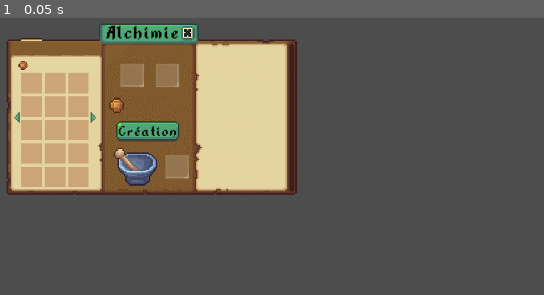
Above: before the commit, frame 1.
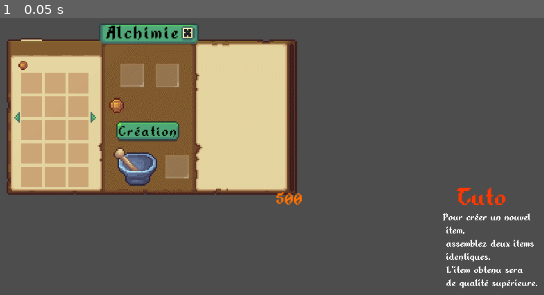
Above: after the commit, the same moment.

Repository: drakaner/Knight-Protector-v2
Game: Godot game, scene res://Objets/gui_alchimie.tscn
Same seed, same stepped clock (60 frames per second), same inputs: the game is played once before the commit and once after it. This scene is started directly instead of the project's main scene.
Inputs:
- Up to frame 1 (0.05 s): no input

The runs differ from the first frame. In frame 1, 1.3% of the frame differs, in the area x 50-99%, y 61-98%.

Commit message:
29 sept

Diff:
--- a/Objets/gui_alchimie.tscn
+++ b/Objets/gui_alchimie.tscn
@@ -19,4 +19,151 @@
 offset_right = 282.0
 offset_bottom = 33.0
 
+[node name="panel_slot_1" type="Panel" parent="."]
+modulate = Color(1, 1, 1, 0)
+offset_left = 32.0
+offset_top = 79.0
+offset_right = 62.0
+offset_bottom = 109.0
+
+[node name="panel_slot_2" type="Panel" parent="."]
+modulate = Color(1, 1, 1, 0)
+offset_left = 66.0
+offset_top = 79.0
+offset_right = 96.0
+offset_bottom = 109.0
+
+[node name="panel_slot_3" type="Panel" parent="."]
+modulate = Color(1, 1, 1, 0)
+offset_left = 100.0
+offset_top = 79.0
+offset_right = 129.0
+offset_bottom = 109.0
+
+[node name="panel_slot_4" type="Panel" parent="."]
+modulate = Color(1, 1, 1, 0)
+offset_left = 32.0
+offset_top = 113.0
+offset_right = 62.0
+offset_bottom = 143.0
+
+[node name="panel_slot_5" type="Panel" parent="."]
+modulate = Color(1, 1, 1, 0)
+offset_left = 66.0
+offset_top = 113.0
+offset_right = 96.0
+offset_bottom = 143.0
+
+[node name="panel_slot_6" type="Panel" parent="."]
+modulate = Color(1, 1, 1, 0)
+offset_left = 100.0
+offset_top = 113.0
+offset_right = 129.0
+offset_bottom = 143.0
+
+[node name="panel_slot_7" type="Panel" parent="."]
+modulate = Color(1, 1, 1, 0)
+offset_left = 32.0
+offset_top = 147.0
+offset_right = 62.0
+offset_bottom = 176.0
+
+[node name="panel_slot_8" type="Panel" parent="."]
+modulate = Color(1, 1, 1, 0)
+offset_left = 66.0
+offset_top = 147.0
+offset_right = 96.0
+offset_bottom = 176.0
+
+[node name="panel_slot_9" type="Panel" parent="."]
+modulate = Color(1, 1, 1, 0)
+offset_left = 100.0
+offset_top = 147.0
+offset_right = 129.0
+offset_bottom = 176.0
+
+[node name="panel_slot_10" type="Panel" parent="."]
+modulate = Color(1, 1, 1, 0)
+offset_left = 32.0
+offset_top = 181.0
+offset_right = 62.0
+offset_bottom = 210.0
+
+[node name="panel_slot_11" type="Panel" parent="."]
+modulate = Color(1, 1, 1, 0)
+offset_left = 66.0
+offset_top = 181.0
+offset_right = 96.0
+offset_bottom = 210.0
+
+[node name="panel_slot_12" type="Panel" parent="."]
+modulate = Color(1, 1, 1, 0)
+offset_left = 100.0
+offset_top = 181.0
+offset_right = 129.0
+offset_bottom = 210.0
+
+[node name="panel_slot_13" type="Panel" parent="."]
+modulate = Color(1, 1, 1, 0)
+offset_left = 32.0
+offset_top = 215.0
+offset_right = 62.0
+offset_bottom = 244.0
+
+[node name="panel_slot_14" type="Panel" parent="."]
+modulate = Color(1, 1, 1, 0)
+offset_left = 66.0
+offset_top = 215.0
+offset_right = 96.0
+offset_bottom = 244.0
+
+[node name="panel_slot_15" type="Panel" parent="."]
+modulate = Color(1, 1, 1, 0)
+offset_left = 100.0
+offset_top = 215.0
+offset_right = 129.0
+offset_bottom = 244.0
+
+[node name="panel_ingredient1" type="Panel" parent="."]
+modulate = Color(1, 1, 1, 0)
+offset_left = 174.0
+offset_top = 65.0
+offset_right = 209.0
+offset_bottom = 101.0
+
+[node name="panel_ingredient2" type="Panel" parent="."]
+modulate = Color(1, 1, 1, 0)
+offset_left = 225.0
+offset_top = 65.0
+offset_right = 260.0
+offset_bottom = 101.0
+
+[node name="panel_resultat" type="Panel" parent="."]
+modulate = Color(1, 1, 1, 0)
+offset_left = 239.0
+offset_top = 198.0
+offset_right = 274.0
+offset_bottom = 233.0
+
+[node name="panel_craft" type="Panel" parent="."]
+modulate = Color(1, 1, 1, 0)
+offset_left = 168.0
+offset_top = 148.0
+offset_right = 261.0
+offset_bottom = 178.0
+
+[node name="panel_fleche_gauche" type="Panel" parent="."]
+modulate = Color(1, 1, 1, 0)
+offset_left = 22.0
+offset_top = 136.0
+offset_right = 30.0
+offset_bottom = 151.0
+
+[node name="panel_fleche_droite" type="Panel" parent="."]
+modulate = Color(1, 1, 1, 0)
+offset_left = 132.0
+offset_top = 135.0
+offset_right = 140.0
+offset_bottom = 152.0
+
 [connection signal="gui_input" from="panel_retour" to="." method="_on_panel_retour_gui_input"]
--- a/Scripts/gui_alchimie.gd
+++ b/Scripts/gui_alchimie.gd
@@ -1,11 +1,355 @@
 extends CanvasLayer
 
+var GuiFenetre = preload("res://Objets/gui_fenetre_black.tscn")
+var GuiTextUi = preload("res://Objets/gui_text_fenetre.tscn")
+
+var GuiPotionVie = preload("res://Objets/gui_potion_vie.tscn")
+var GuiPotionMana = preload("res://Objets/gui_potion_mana.tscn")
+var GuiPotionElixir = preload("res://Objets/gui_potion_elixir.tscn")
+
+@onready var nodeParent = get_node(".")
+@onready var childSlot = []
+@onready var childSlotIngredient = []
+@onready var childSlotResultat
+@onready var childButtonFlecheLeft
+@onready var childButtonFlecheRight
+@onready var childButtonCreation
+
+var gui_items_resultat = {}
+
+var gui_potion_vie = []
+var gui_potion_mana = []
+var gui_potion_elixir = []
+
+var lstIngredientsSelect = { item1 = "vide", item2 = "vide", index1 = -1, index2 = -1 }
+var lstTextCraftFinal = { etat = "tuto" }
+
+var nbCompteurPotionVie = 0
+var nbCompteurPotionMana = 0
+var nbCompteurPotionElixir = 0
+
 var isPanelClose = true
+var isPopUpOpen = false
+
+var txtNbGold
+var txtNbGoldTotalIngredients
+var txt_titre
+var txt_stat_1
+var txt_stat_2
+var gui_fenetre
+
+var nbDecaleTextName = 0
+var nbPage = 1
+
+var nbPrixCraft = 0
+
+var txtItemType = []
+var isSlot_libre = []
+
+func _on_mouse_entered_potion_vie():
+	var mouse_pos = get_viewport().get_mouse_position()
+
+	if isPopUpOpen == false:
+		gui_fenetre = GuiFenetre.instantiate()
+		add_child(gui_fenetre)
+		var childGuiFenetre = gui_fenetre.get_node("panelGuiFenetre")
+		childGuiFenetre.position.x = mouse_pos.x
+		childGuiFenetre.position.y = mouse_pos.y
+		txt_titre = GuiTextUi.instantiate()
+		add_child(txt_titre)
+		var childGuiTxtNameItem = txt_titre.get_node("labelGuiTextFenetre")
+		childGuiTxtNameItem.position.x = mouse_pos.x + 20
+		childGuiTxtNameItem.position.y = mouse_pos.y
+		for n in range(21):
+			if gui_potion_vie[n] != null:
+				childGuiTxtNameItem.text = gui_potion_vie[n].txt_name
+		nbDecaleTextName = 40
+		txt_stat_1 = GuiTextUi.instantiate()
+		add_child(txt_stat_1)
+		var childGuiTxtStat1 = txt_stat_1.get_node("labelGuiTextFenetre")
+		childGuiTxtStat1.position.x = mouse_pos.x
+		childGuiTxtStat1.position.y = mouse_pos.y + 30
+		for n in range(21):
+			if gui_potion_vie[n] != null:
+				childGuiTxtStat1.text = gui_potion_vie[n].txt_description
+
+func _on_mouse_entered_potion_mana():
+	var mouse_pos = get_viewport().get_mouse_position()
+
+	if isPopUpOpen == false:
+		gui_fenetre = GuiFenetre.instantiate()
+		add_child(gui_fenetre)
+		var childGuiFenetre = gui_fenetre.get_node("panelGuiFenetre")
+		childGuiFenetre.position.x = mouse_pos.x
+		childGuiFenetre.position.y = mouse_pos.y
+		txt_titre = GuiTextUi.instantiate()
+		add_child(txt_titre)
+		var childGuiTxtNameItem = txt_titre.get_node("labelGuiTextFenetre")
+		childGuiTxtNameItem.position.x = mouse_pos.x + 20
+		childGuiTxtNameItem.position.y = mouse_pos.y
+		for n in range(21):
+			if gui_potion_mana[n] != null:
+				childGuiTxtNameItem.text = gui_potion_mana[n].txt_name
+		nbDecaleTextName = 40
+		txt_stat_1 = GuiTextUi.instantiate()
+		add_child(txt_stat_1)
+		var childGuiTxtStat1 = txt_stat_1.get_node("labelGuiTextFenetre")
+		childGuiTxtStat1.position.x = mouse_pos.x
+		childGuiTxtStat1.position.y = mouse_pos.y + 30
+		for n in range(21):
+			if gui_potion_mana[n] != null:
+				childGuiTxtStat1.text = gui_potion_mana[n].txt_description
+
+func _on_mouse_entered_potion_elixir():
+	var mouse_pos = get_viewport().get_mouse_position()
+
+	if isPopUpOpen == false:
+		gui_fenetre = GuiFenetre.instantiate()
+		add_child(gui_fenetre)
+		var childGuiFenetre = gui_fenetre.get_node("panelGuiFenetre")
+		childGuiFenetre.position.x = mouse_pos.x
+		childGuiFenetre.position.y = mouse_pos.y
+		txt_titre = GuiTextUi.instantiate()
+		add_child(txt_titre)
+		var childGuiTxtNameItem = txt_titre.get_node("labelGuiTextFenetre")
+		childGuiTxtNameItem.position.x = mouse_pos.x + 20
+		childGuiTxtNameItem.position.y = mouse_pos.y
+		for n in range(21):
+			if gui_potion_elixir[n] != null:
+				childGuiTxtNameItem.text = gui_potion_elixir[n].txt_name
+		nbDecaleTextName = 40
+		txt_stat_1 = GuiTextUi.instantiate()
+		add_child(txt_stat_1)
+		var childGuiTxtStat1 = txt_stat_1.get_node("labelGuiTextFenetre")
+		childGuiTxtStat1.position.x = mouse_pos.x
+		childGuiTxtStat1.position.y = mouse_pos.y + 30
+		for n in range(21):
+			if gui_potion_elixir[n] != null:
+				childGuiTxtStat1.text = gui_potion_elixir[n].txt_description
+
+func _on_mouse_exited():
+	if gui_fenetre != null:
+		gui_fenetre.queue_free()
+	if txt_titre != null:
+		txt_titre.queue_free()
+	if txt_stat_1 != null:
+		txt_stat_1.queue_free()
+	nbDecaleTextName = 0
 
 # Called when the node enters the scene tree for the first time.
 func _ready() -> void:
-	pass # Replace with function body.
-
+
+	lstTextCraftFinal["TUTO"] = {}
+	lstTextCraftFinal["TUTO"].create = {}
+	lstTextCraftFinal["TUTO"].titre = "Tuto"
+	lstTextCraftFinal["TUTO"].description = "Pour créer un nouvel \n item, \n assemblez deux items \n identiques. \n L'item obtenu sera \n de qualité supérieure."
+
+	lstTextCraftFinal["APERCU"] = {}
+	lstTextCraftFinal["APERCU"].create = {}
+	lstTextCraftFinal["APERCU"].titre = "Statistiques"
+	lstTextCraftFinal["APERCU"].description1 = "name item"
+	lstTextCraftFinal["APERCU"].stat1 = "Stat : 1"
+	lstTextCraftFinal["APERCU"].stat2 = "Stat : 2"
+	lstTextCraftFinal["APERCU"].description2 = "Qualité 2"
+
+	lstTextCraftFinal["MINI_JEU"] = {}
+	lstTextCraftFinal["MINI_JEU"].create = null
+	lstTextCraftFinal["MINI_JEU"].titre = "Forge parfaite..."
+	lstTextCraftFinal["MINI_JEU"].description = ""
+
+	lstTextCraftFinal["TUTO"].create[0] = GuiTextUi.instantiate()
+	add_child(lstTextCraftFinal["TUTO"].create[0])
+	lstTextCraftFinal["TUTO"].create[0].visible = true
+	var childTextUi_1 = lstTextCraftFinal["TUTO"].create[0].get_node("labelGuiTextFenetre")
+	childTextUi_1.text = lstTextCraftFinal["TUTO"].titre
+	#childTextUi_1.scale = Vector2(2, 2)
+	childTextUi_1.position.x = 660
+	childTextUi_1.position.y = 240
+	childTextUi_1.add_theme_font_size_override("font_size", 40)
+	childTextUi_1.add_theme_color_override("font_color", Color(1.0, 0.22, 0.0, 1.0) )
+
+	lstTextCraftFinal["TUTO"].create[1] = GuiTextUi.instantiate()
+	add_child(lstTextCraftFinal["TUTO"].create[1])
+	lstTextCraftFinal["TUTO"].create[1].visible = true
+	var childTextUi_2 = lstTextCraftFinal["TUTO"].create[1].get_node("labelGuiTextFenetre")
+	childTextUi_2.text = lstTextCraftFinal["TUTO"].description
+	childTextUi_2.position.x = 640
+	childTextUi_2.position.y = 280
+
+	lstTextCraftFinal["APERCU"].create[0] = GuiTextUi.instantiate()
+	add_child(lstTextCraftFinal["APERCU"].create[0])
+	lstTextCraftFinal["APERCU"].create[0].visible = false
+	var childTextUiApercu_1 = lstTextCraftFinal["APERCU"].create[0].get_node("labelGuiTextFenetre")
+	childTextUiApercu_1.text = lstTextCraftFinal["APERCU"].titre
+	childTextUiApercu_1.position.x = 642
+	childTextUiApercu_1.position.y = 240
+	childTextUiApercu_1.add_theme_font_size_override("font_size", 28)
+	childTextUiApercu_1.add_theme_color_override("font_color", Color(1.0, 0.22, 0.0, 1.0) )
+
+	lstTextCraftFinal["APERCU"].create[1] = GuiTextUi.instantiate()
+	add_child(lstTextCraftFinal["APERCU"].create[1])
+	lstTextCraftFinal["APERCU"].create[1].visible = false
+	var childTextUiApercu_2 = lstTextCraftFinal["APERCU"].create[1].get_node("labelGuiTextFenetre")
+	childTextUiApercu_2.text = lstTextCraftFinal["APERCU"].stat1
+	childTextUiApercu_2.position.x = 640
+	childTextUiApercu_2.position.y = 300
+
+	lstTextCraftFinal["APERCU"].create[2] = GuiTextUi.instantiate()
+	add_child(lstTextCraftFinal["APERCU"].create[2])
+	lstTextCraftFinal["APERCU"].create[2].visible = false
+	var childTextUiApercu_3 = lstTextCraftFinal["APERCU"].create[2].get_node("labelGuiTextFenetre")
+	childTextUiApercu_3.text = lstTextCraftFinal["APERCU"].stat2
+	childTextUiApercu_3.position.x = 640
+	childTextUiApercu_3.position.y = 320
+
+	lstTextCraftFinal["APERCU"].create[3] = GuiTextUi.instantiate()
+	add_child(lstTextCraftFinal["APERCU"].create[3])
+	lstTextCraftFinal["APERCU"].create[3].visible = false
+	var childTextUiApercu_4 = lstTextCraftFinal["APERCU"].create[3].get_node("labelGuiTextFenetre")
+	childTextUiApercu_4.text = lstTextCraftFinal["APERCU"].description2
+	childTextUiApercu_4.position.x = 650
+	childTextUiApercu_4.position.y = 355
+	childTextUiApercu_4.add_theme_font_size_override("font_size", 23)
+	childTextUiApercu_4.add_theme_color_override("font_color", Color(0.0, 0.656, 0.532, 1.0) )
+
+	lstTextCraftFinal["APERCU"].create[4] = GuiTextUi.instantiate()
+	add_child(lstTextCraftFinal["APERCU"].create[4])
+	lstTextCraftFinal["APERCU"].create[4].visible = false
+	var childTextUiApercu_5 = lstTextCraftFinal["APERCU"].create[4].get_node("labelGuiTextFenetre")
+	childTextUiApercu_5.text = lstTextCraftFinal["APERCU"].description1
+	childTextUiApercu_5.position.x = 640
+	childTextUiApercu_5.position.y = 280
+
+	txtItemType.resize(21)
+	isSlot_libre.resize(21)
+
+	gui_potion_vie.resize(21)
+	gui_potion_mana.resize(21)
+	gui_potion_elixir.resize(21)
+
+	childSlot.resize(21)
+	childSlotIngredient.resize(2)
+
+	gui_items_resultat["potion_elixir"] = GuiPotionElixir.instantiate()
+	add_child(gui_items_resultat["potion_elixir"])
+
+	gui_items_resultat["potion_elixir"].visible = false
+
+	childSlot[0] = nodeParent.get_node("panel_slot1")
+	childSlot[1] = nodeParent.get_node("panel_slot2")
+	childSlot[2] = nodeParent.get_node("panel_slot3")
+	childSlot[3] = nodeParent.get_node("panel_slot4")
+	childSlot[4] = nodeParent.get_node("panel_slot5")
+	childSlot[5] = nodeParent.get_node("panel_slot6")
+	childSlot[6] = nodeParent.get_node("panel_slot7")
+	childSlot[7] = nodeParent.get_node("panel_slot8")
+	childSlot[8] = nodeParent.get_node("panel_slot9")
+	childSlot[9] = nodeParent.get_node("panel_slot10")
+	childSlot[10] = nodeParent.get_node("panel_slot11")
+	childSlot[11] = nodeParent.get_node("panel_slot12")
+	childSlot[12] = nodeParent.get_node("panel_slot13")
+	childSlot[13] = nodeParent.get_node("panel_slot14")
+	childSlot[14] = nodeParent.get_node("panel_slot15")
+	childSlot[15] = nodeParent.get_node("panel_slot16")
+	childSlot[16] = nodeParent.get_node("panel_slot17")
+	childSlot[17] = nodeParent.get_node("panel_slot18")
+	childSlot[18] = nodeParent.get_node("panel_slot19")
+	childSlot[19] = nodeParent.get_node("panel_slot20")
+	childSlot[20] = nodeParent.get_node("panel_slot21")
+
+	childSlotIngredient[0] = nodeParent.get_node("panel_slot_ingredient1")
+	childSlotIngredient[1] = nodeParent.get_node("panel_slot_ingredient2")
+
+	childSlotResultat = nodeParent.get_node("panel_slot_resultat")
+
+	childButtonCreation = nodeParent.get_node("panel_button_creation")
+
+	childButtonFlecheLeft = nodeParent.get_node("panel_fleche_gauche")
+	childButtonFlecheRight = nodeParent.get_node("panel_fleche_droite")
+
+	for n in range(21):
+		txtItemType[n] = "vide"
+		isSlot_libre[n] = true
+
+	txtNbGoldTotalIngredients = GuiTextUi.instantiate()
+	add_child(txtNbGoldTotalIngredients)
+	txtNbGoldTotalIngredients.visible = false
+
+	txtNbGold = GuiTextUi.instantiate()
+	add_child(txtNbGold)
+	var childTxtGold = txtNbGold.get_node("labelGuiTextFenetre")
+	childTxtGold.position.x = 400
+	childTxtGold.position.y = 247
+	childTxtGold.text = str(DataSave.hero.gold)
+	childTxtGold.add_theme_font_size_override("font_size", 27)
+	childTxtGold.add_theme_color_override("font_color", Color(1.0, 0.443, 0.0, 1.0) )
+
+
+func update_inventaires_visibility():
+	for potion_vie in gui_potion_vie:
+		if potion_vie != null:
+			gui_potion_vie.visible = true
+
+	for potion_mana in gui_potion_mana:
+		if potion_mana != null:
+			gui_potion_mana.visible = true
+
+	for potion_elixir in gui_potion_elixir:
+		if potion_elixir != null:
+			gui_potion_elixir.visible = true
+
+	if nbPage == 1:
+		for n in range(15, gui_potion_vie.size()):
+			if gui_potion_vie[n] != null:
+				gui_potion_vie[n].visible = false
+				if lstIngredientsSelect.index1 != -1 and lstIngredientsSelect.item1 == "potion_vie":
+					gui_potion_vie[lstIngredientsSelect.index1].visible = true
+				if lstIngredientsSelect.index2 != -1 and lstIngredientsSelect.item2 == "potion_vie":
+					gui_potion_vie[lstIngredientsSelect.index2].visible = true
+
+		for n in range(15, gui_potion_mana.size()):
+			if gui_potion_mana[n] != null:
+				gui_potion_mana[n].visible = false
+				if lstIngredientsSelect.index1 != -1 and lstIngredientsSelect.item1 == "potion_mana":
+					gui_potion_mana[lstIngredientsSelect.index1].visible = true
+				if lstIngredientsSelect.index2 != -1 and lstIngredientsSelect.item2 == "potion_mana":
+					gui_potion_mana[lstIngredientsSelect.index2].visible = true
+
+		for n in range(15, gui_potion_elixir.size()):
+			if gui_potion_elixir[n] != null:
+				gui_potion_elixir[n].visible = false
+				if lstIngredientsSelect.index1 != -1 and lstIngredientsSelect.item1 == "potion_elixir":
+					gui_potion_elixir[lstIngredientsSelect.index1].visible = true
+				if lstIngredientsSelect.index2 != -1 and lstIngredientsSelect.item2 == "potion_elixir":
+					gui_potion_elixir[lstIngredientsSelect.index2].visible = true
+
+	if nbPage == 2:
+		for n in range(15):
+			if gui_potion_vie[n] != null:
+				#if lstIngredientsSelect.item1 == "bague_1" or lstIngredientsSelect.item2 == "bague_1":
+				gui_potion_vie[n].visible = false
+				if lstIngredientsSelect.index1 != -1 and lstIngredientsSelect.item1 == "potion_vie":
+					gui_potion_vie[lstIngredientsSelect.index1].visible = true
+				if lstIngredientsSelect.index2 != -1 and lstIngredientsSelect.item2 == "potion_vie":
+					gui_potion_vie[lstIngredientsSelect.index2].visible = true
+
+		for n in range(15):
+			if gui_potion_mana[n] != null:
+				#if lstIngredientsSelect.item1 == "bague_1" or lstIngredientsSelect.item2 == "bague_1":
+				gui_potion_mana[n].visible = false
+				if lstIngredientsSelect.index1 != -1 and lstIngredientsSelect.item1 == "potion_mana":
+					gui_potion_mana[lstIngredientsSelect.index1].visible = true
+				if lstIngredientsSelect.index2 != -1 and lstIngredientsSelect.item2 == "potion_mana":
+					gui_potion_mana[lstIngredientsSelect.index2].visible = true
+
+		for n in range(15):
+			if gui_potion_elixir[n] != null:
+				#if lstIngredientsSelect.item1 == "bague_1" or lstIngredientsSelect.item2 == "bague_1":
+				gui_potion_elixir[n].visible = false
+				if lstIngredientsSelect.index1 != -1 and lstIngredientsSelect.item1 == "potion_elixir":
+					gui_potion_elixir[lstIngredientsSelect.index1].visible = true
+				if lstIngredientsSelect.index2 != -1 and lstIngredientsSelect.item2 == "potion_elixir":
+					gui_potion_elixir[lstIngredientsSelect.index2].visible = true
 
 # Called every frame. 'delta' is the elapsed time since the previous frame.
 func _process(delta: float) -> void:
